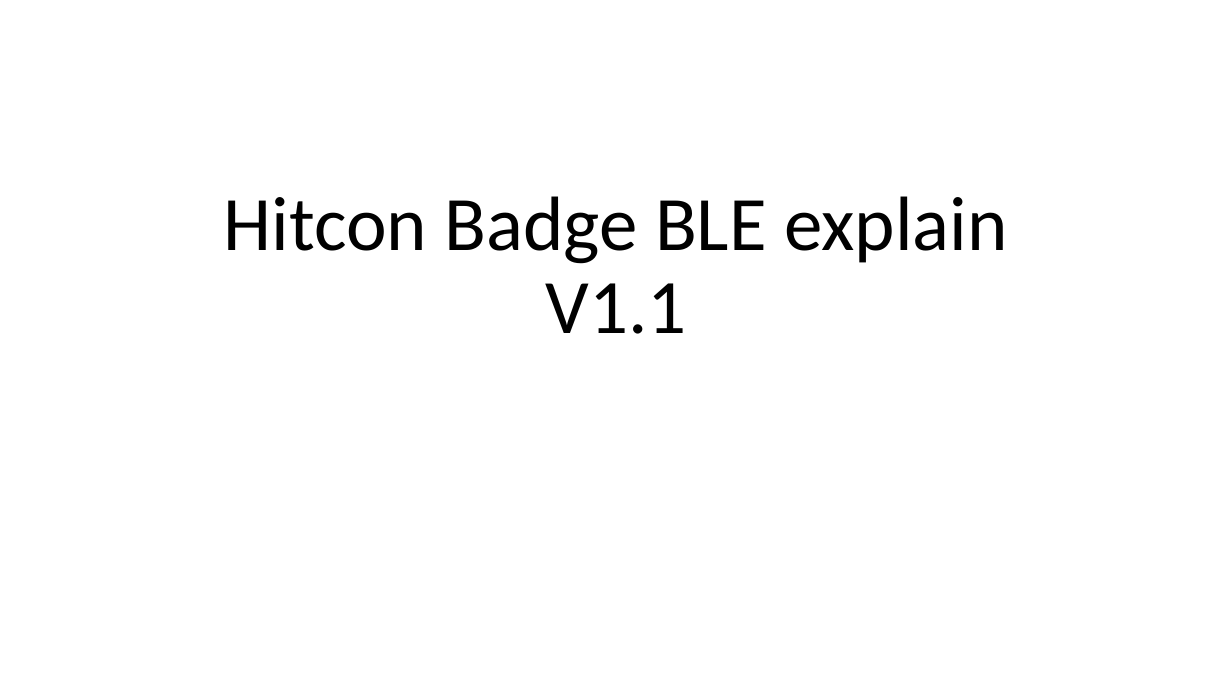
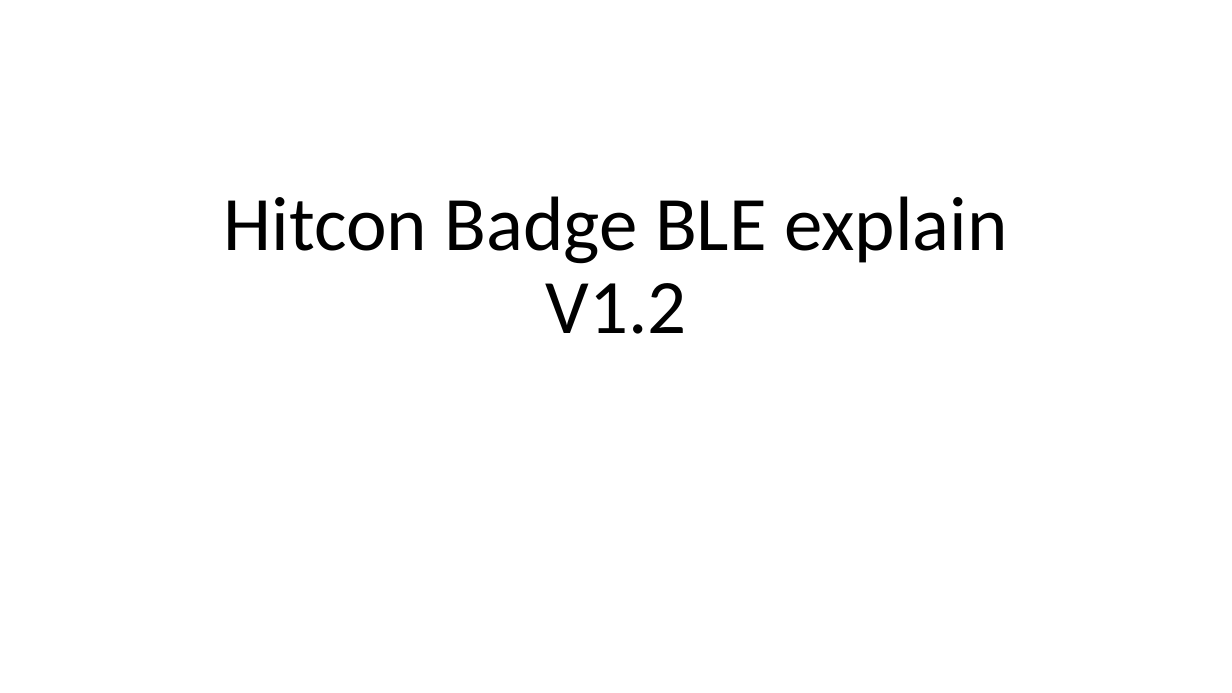
Before and after one commit to will127534/HITCON-Badge-2018, a slide deck: slide 1 of Software/Hitcon Badge BLE explain V1_1.pptx. Drawn at 1232x693 pixels with LibreOffice and Linux fonts; fonts in the diff are those of the drawing. Boxes give left, top, right and bottom in pixels: in the first picture for what was removed or moved away, otherwise in the second. Text is boxed around its words. In the diff, an @@ line names an element or a change of style, - is before the commit and + after.

```diff
--- a/Software/Hitcon Badge BLE explain V1_1.pptx
+++ b/Software/Hitcon Badge BLE explain V1_1.pptx
@@ title at box(224, 196, 1007, 334): text changed @@
-Hitcon Badge BLE explain V1.1
+Hitcon Badge BLE explain V1.2
```
Also in this commit, not shown: 5 other slides changed, 9 other files.
